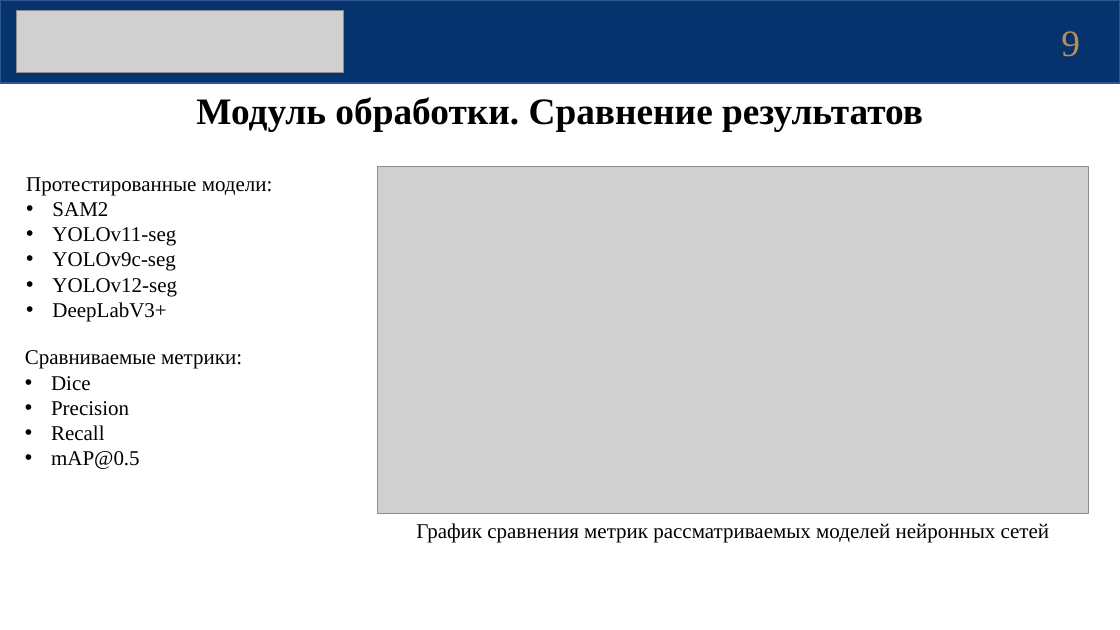
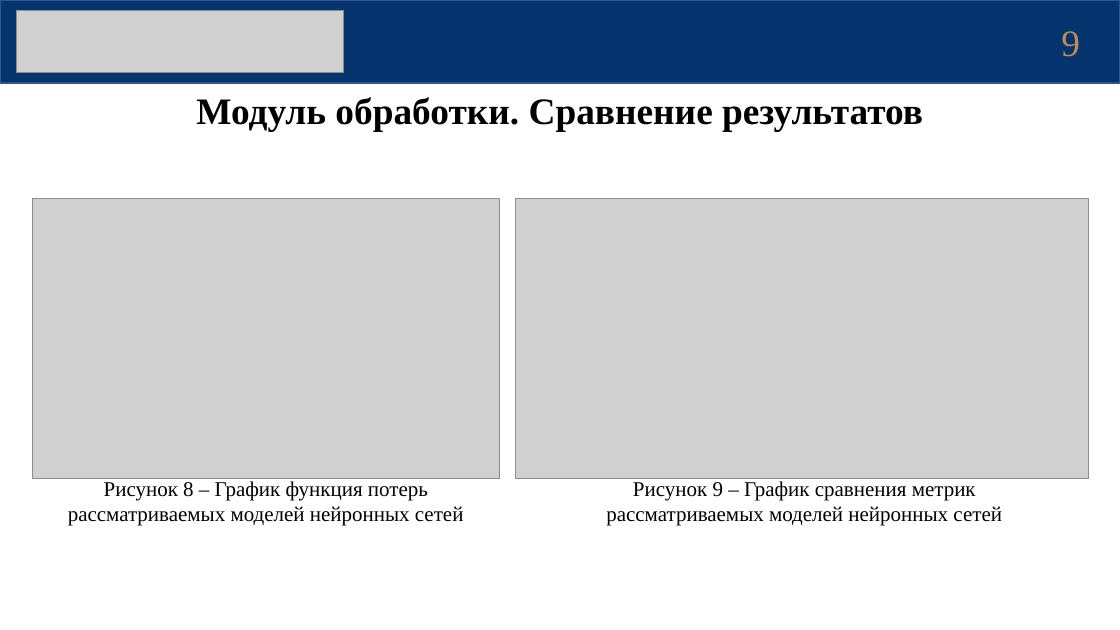
Before and after one commit to akulistus/oct-segmentation-model, a slide deck: slide 9 of diploma/Презентация_Защита_КошаевЕА.pptx. Drawn at 1120x630 pixels with LibreOffice and Linux fonts; fonts in the diff are those of the drawing; grey boxes stand for pictures. Boxes give left, top, right and bottom in pixels: in the first picture for what was removed or moved away, otherwise in the second. Text is boxed around its words. In the diff, an @@ line names an element or a change of style, - is before the commit and + after.

```diff
--- a/diploma/Презентация_Защита_КошаевЕА.pptx
+++ b/diploma/Презентация_Защита_КошаевЕА.pptx
@@ text removed at [26,177,273,322] @@
-Протестированные модели:
-• SAM2
-• YOLOv11-seg
-• YOLOv9c-seg
-• YOLOv12-seg
-• DeepLabV3+
@@ picture added at [33,198,500,479] @@
@@ picture: place and size @@
-picture at [378,166,1089,513]
+picture at [515,198,1089,479]
@@ text removed at [25,350,242,469] @@
-Сравниваемые метрики:
-• Dice
-• Precision
-• Recall
-• mAP@0.5
@@ text added at [68,481,464,526], 18 pt, text #000000 @@
+Рисунок 8 – График функция потерь рассматриваемых моделей нейронных сетей
@@ text at [606,481,1002,526]: text changed @@
-График сравнения метрик рассматриваемых моделей нейронных сетей
+Рисунок 9 – График сравнения метрик рассматриваемых моделей нейронных сетей
```
Also in this commit, not shown: 9 other slides changed, 1 slide added.
